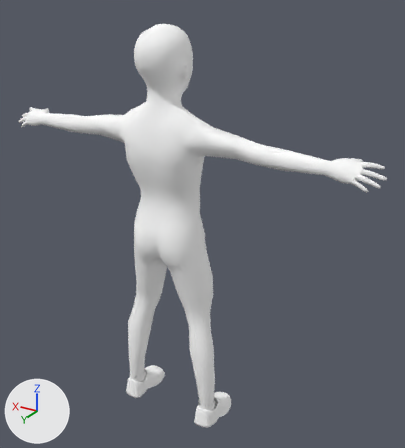
The Blender file body1.blend, before and after one commit.
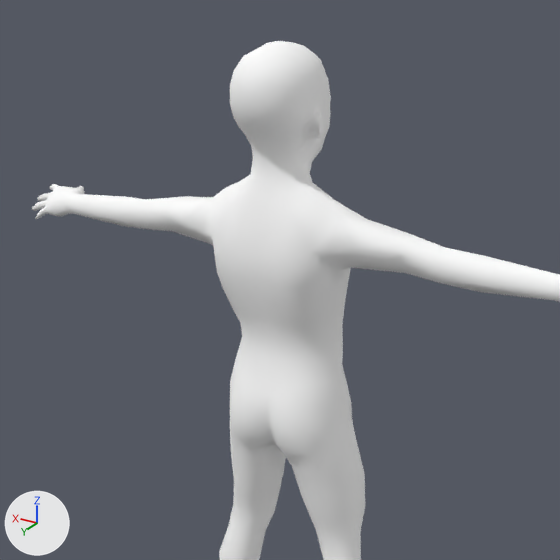
Old and new are each drawn whole from a camera (50 mm lens) standing at (-8.07, 11.46, 12.26) and looking at (-0.77, -0.7, 6.18) and again close up on the part from 0% to 81% of the width and 0% to 73% of the height. Every picture has the same lights, and +X, +Y and +Z are marked at lower left.

Names of what the first close-up shows: 'body'.
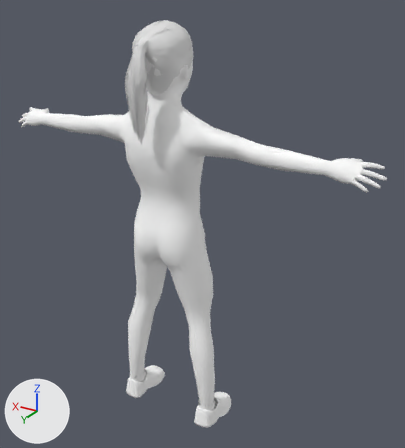
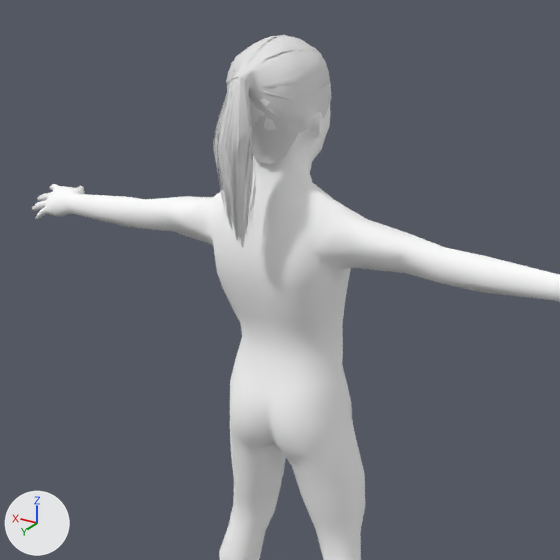
Edits to the bpy script that builds the scene:
```text
Add me_ponytail_ponytail01:
    me_ponytail_ponytail01.from_pydata(...)  # 1427 vertices, 664 faces; spans x -0.68..0.66, y 8.65..11.4, z -1.15..1.03
    me_ponytail_ponytail01.polygons.foreach_set('use_smooth', [True] * 664)
Add ob_ponytail:
    ob_ponytail = bpy.data.objects.new('ponytail', me_ponytail_ponytail01)
    ob_ponytail.location = (0.0, 0.14, 0.04)
    ob_ponytail.rotation_euler = (1.571, 0.0, 0.0)  # degrees (90, 0, 0)
```

Pixel boxes (x1, y1, x2, y2) of what changed, in the close-ups (560 x 560 px):
'ponytail', added: after (213, 35, 332, 248)
